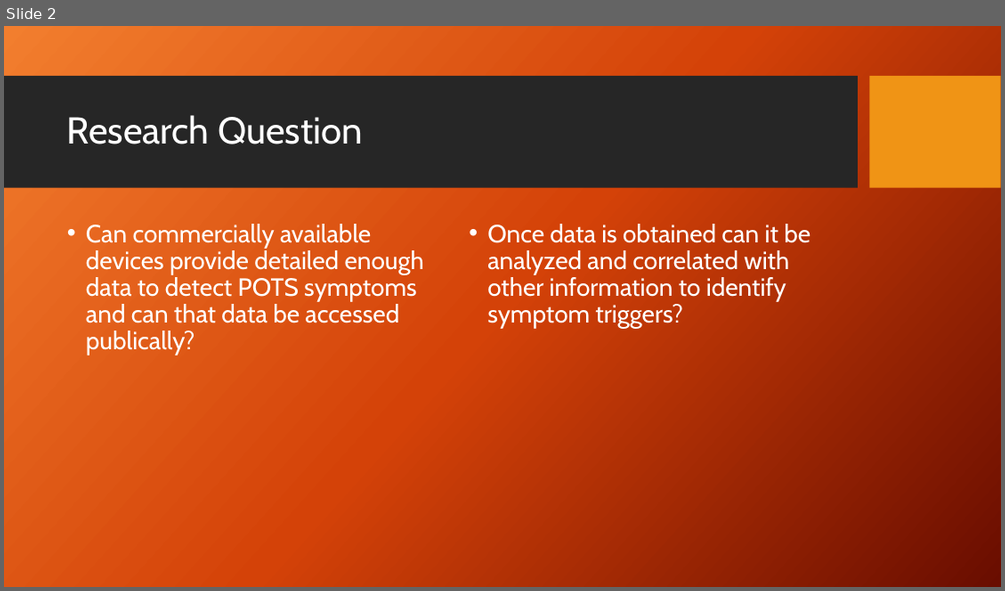
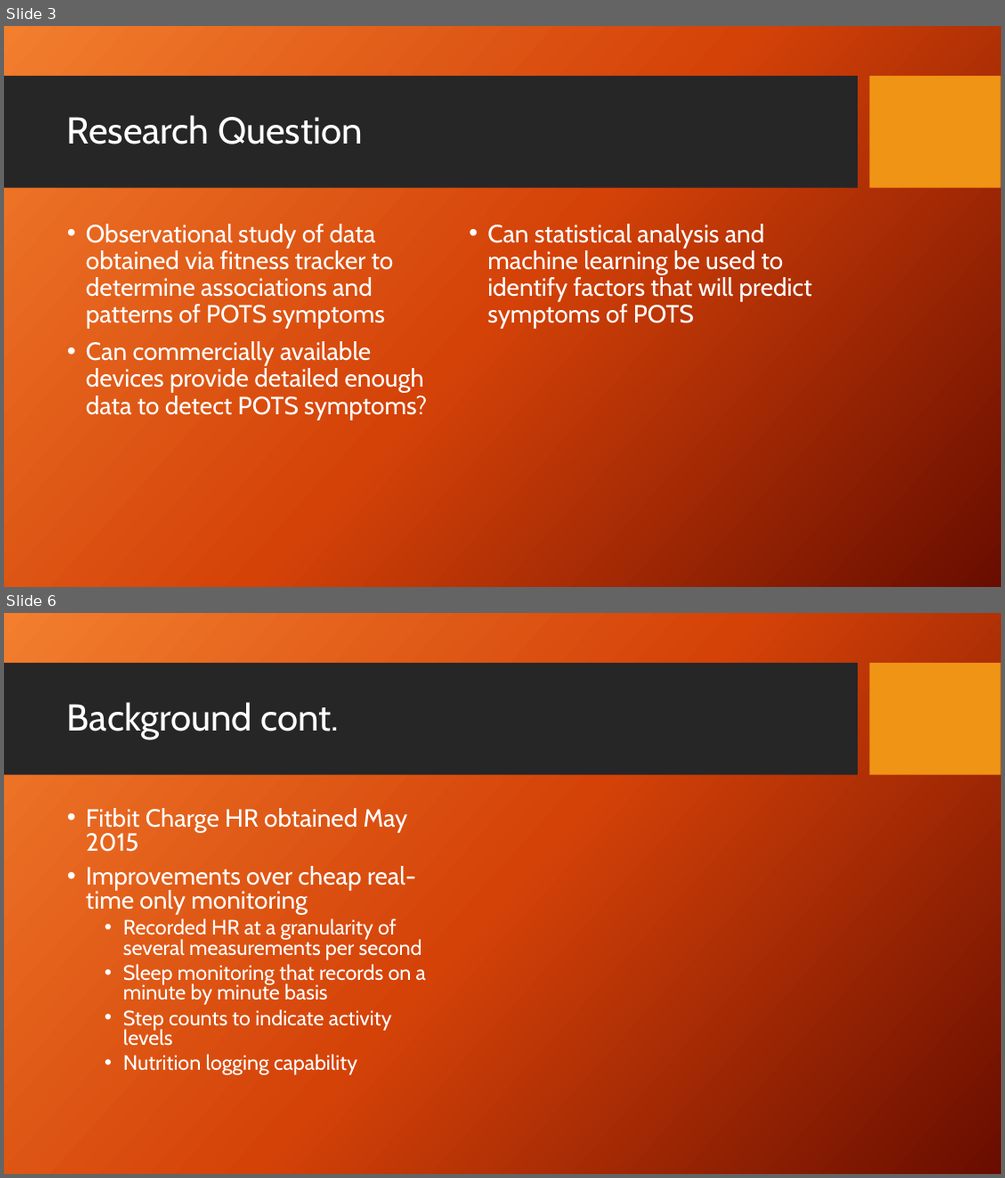
Before and after one commit to julielinx/Practicum1, a slide deck: Practicum 1 presentation.pptx. Shown one above the other, each under a label of ours: slide 2 before the commit, slides 3 and 6 after it; the slides between them are not shown. The pictures are 1005x591 and 1005x1178 pixels, drawn with LibreOffice and Linux fonts; fonts in the diff are those of the drawing; background and template pictures are left out. Boxes give left, top, right and bottom in pixels: in the first picture for what was removed or moved away, otherwise in the second. Text is boxed around its words. In the diff, an @@ line names an element or a change of style, - is before the commit and + after.

```diff
--- a/Practicum 1 presentation.pptx
+++ b/Practicum 1 presentation.pptx
@@ slide 6 added at [4,613,1001,1174], background picture (left out); not listed: 2 template elements that a slide beside it also shows @@
@@ title added at [67,702,339,739], 36 pt, text #FFFFFF @@
+Background cont.
@@ text added at [86,808,426,1075], 20 pt, text #FFFFFF @@
+• Fitbit Charge HR obtained May 2015
+• Improvements over cheap real-time only monitoring
+  • Recorded HR at a granularity of several measurements per second
+  • Sleep monitoring that records on a minute by minute basis
+  • Step counts to indicate activity levels
+  • Nutrition logging capability
@@ what was slide 2 is now slide 3 @@
@@ slide 3 changed as well @@
@@ text at [86,224,427,419]: text changed @@
-• Can commercially available devices provide detailed enough data to detect POTS symptoms and can that data be accessed publically?
+• Observational study of data obtained via fitness tracker to determine associations and patterns of POTS symptoms
+• Can commercially available devices provide detailed enough data to detect POTS symptoms?
@@ text at [487,224,812,329]: text changed @@
-• Once data is obtained can it be analyzed and correlated with other information to identify symptom triggers?
+• Can statistical analysis and machine learning be used to identify factors that will predict symptoms of POTS
```
Also in this commit, not shown: 5 other slides changed, 7 other slides added, 1 other file.
